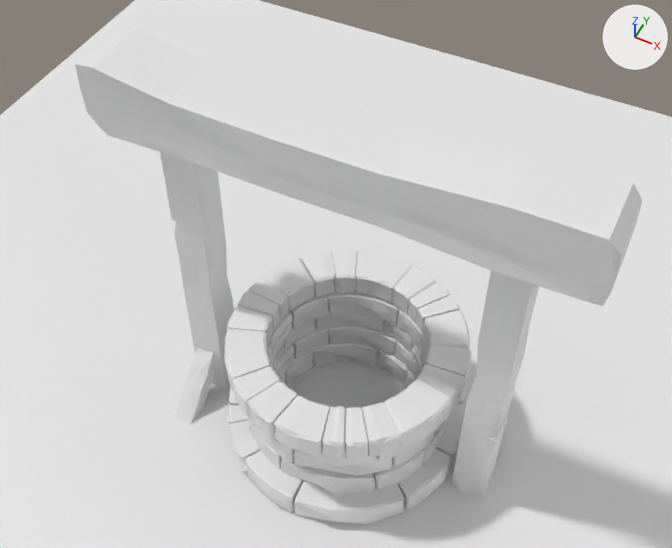
The Blender file lowpolywell.blend as it was, and as the next commit left it.
Camera for both pictures: a 50 mm camera at (4.98, -10.4, 17.94) aimed at (-0.38, 0.31, 4.55). Arrows for +X, +Y and +Z are at upper right; the lights stay in place.

Before the edit, the objects in view are built like this:
```python
me_cube_022 = bpy.data.meshes.new('Cube.022')
me_cube_022.from_pydata(...)  # 416 vertices, 432 faces; spans x 0.01..6.09, y -0.33..0.33, z -0.32..0.32
me_cube_023 = bpy.data.meshes.new('Cube.023')
me_cube_023.from_pydata(...)  # 416 vertices, 432 faces; spans x 0.01..6.09, y -0.39..0.33, z -0.32..0.32
me_cube_025 = bpy.data.meshes.new('Cube.025')
me_cube_025.from_pydata(...)  # 364 vertices, 378 faces; spans x 3.3..11.23, y -0.73..0.86, z 0.03..0.87
ob_inbetweenblock2 = bpy.data.objects.new('inbetweenblock2', me_cube_022)
ob_inbetweenblock2.location = (-0.44, -1.77, 0.94)
ob_inbetweenblock2.rotation_euler = (0.0, 0.0, -0.24)  # degrees (0, 0, -14)
_m = ob_inbetweenblock2.modifiers.new('Array', 'ARRAY')
_m = ob_inbetweenblock2.modifiers.new('SimpleDeform', 'SIMPLE_DEFORM')
_m.deform_method = 'BEND'
_m.deform_axis = 'Z'
_m.factor = 6.283
_m.angle = 6.283
ob_inbetweenblock3 = bpy.data.objects.new('inbetweenblock3', me_cube_023)
ob_inbetweenblock3.location = (-0.16, -1.77, 1.51)
ob_inbetweenblock3.rotation_euler = (0.0, 0.0, -0.065)  # degrees (0, 0, -3.7)
_m = ob_inbetweenblock3.modifiers.new('Array', 'ARRAY')
_m = ob_inbetweenblock3.modifiers.new('SimpleDeform', 'SIMPLE_DEFORM')
_m.deform_method = 'BEND'
_m.deform_axis = 'Z'
_m.factor = 6.283
_m.angle = 6.283
ob_topblock = bpy.data.objects.new('topBlock', me_cube_025)
ob_topblock.location = (-0.02, -1.98, 2.4)
ob_topblock.scale = (0.561, 0.561, 0.654)
_m = ob_topblock.modifiers.new('Array', 'ARRAY')
_m.count = 3
_m = ob_topblock.modifiers.new('SimpleDeform', 'SIMPLE_DEFORM')
_m.deform_method = 'BEND'
_m.deform_axis = 'Z'
_m.factor = 6.283
_m.angle = 6.283
# also in view: 'ridgeBeam' at (-0.11, 0.0, 7.92); 'woodenBeam1' at (3.1, -0.03, 3.72); 'rafter2' at (-3.3, -0.76, 0.59); 'Plane' at (0.0, 0.0, 0.0); 'inbetweenblock1' at (0.02, 0.11, 2.06)
```
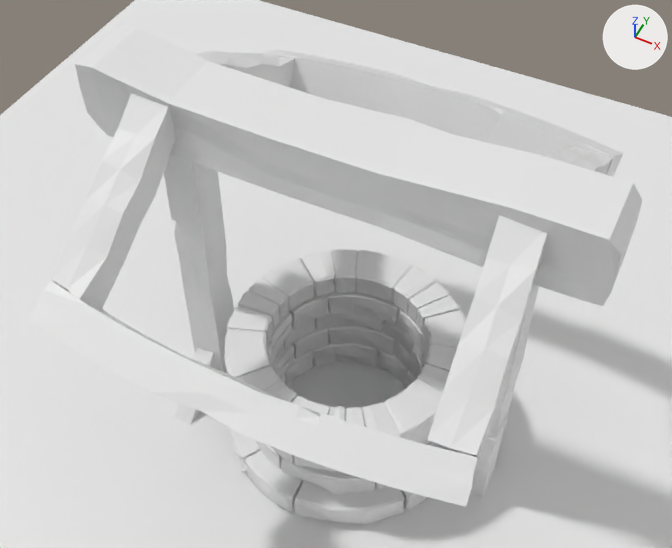
Commit message: feat: implement the roof framework

The edits, one by one:
Mesh me_cube_009 is new.
It has 96 vertices, 94 faces and spans x -3.7..3.77, y -4.07..-3.06, z 5.63..6.65.
Mesh me_cube_008 is new.
It has 36 vertices, 34 faces and spans x -1.12..1.23, y -1.02..1.03, z -1.04..1.0.
Mesh me_cube_007 is new.
It has 36 vertices, 34 faces and spans x -1.22..1.23, y -1.01..1.03, z -1.1..1.0.
Object 'rafterTies' (ob_rafterties) is new; it shows me_cube_009.
Its location is (0.02, -0.43, 0.03).
Its scale is (0.858, 1.0, 0.993).
It gains a SIMPLE_DEFORM modifier named 'SimpleDeform'.
Modifier setting: deform_method = 'BEND'.
Modifier setting: deform_axis = 'Z'.
Modifier setting: factor = 0.349.
Modifier setting: angle = 0.349.
It gains a MIRROR modifier named 'Mirror'.
Modifier setting: use_axis = (False, True, False).
Modifier setting: mirror_object = ob_ridgebeam.
Object 'commonRafters2' (ob_commonrafters2) is new; it shows me_cube_008.
Its location is (3.23, -1.83, 7.22).
Its rotation in degrees is (0.4, 58, 95).
Its scale is (0.34, -0.366, 1.71).
It gains a MIRROR modifier named 'Mirror'.
Modifier setting: use_axis = (False, True, False).
Modifier setting: mirror_object = ob_ridgebeam.
Object 'commonRafters1' (ob_commonrafters1) is new; it shows me_cube_007.
Its location is (-3.31, -1.83, 7.22).
Its rotation in degrees is (1.4, 58, 93).
Its scale is (0.34, -0.366, 1.71).
It gains a MIRROR modifier named 'Mirror'.
Modifier setting: use_axis = (False, True, False).
Modifier setting: mirror_object = ob_ridgebeam.

Changed parts and their boxes (x1, y1, x2, y2) in the pictures (672 x 548 px):
'rafterTies', added: after (31, 50, 623, 507)
'commonRafters1', added: after (51, 51, 294, 309)
'commonRafters2', added: after (427, 147, 612, 457)
'woodenBeam1', unchanged, covered by the edit: before (451, 270, 539, 498); after (457, 285, 539, 498)
'rafter2', unchanged, covered by the edit: (175, 348, 216, 424) in both
